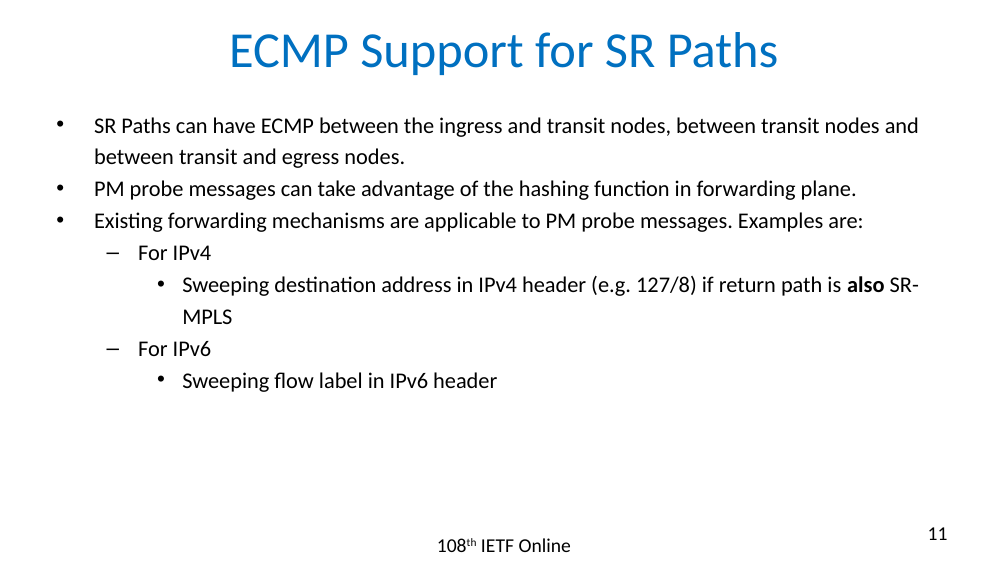
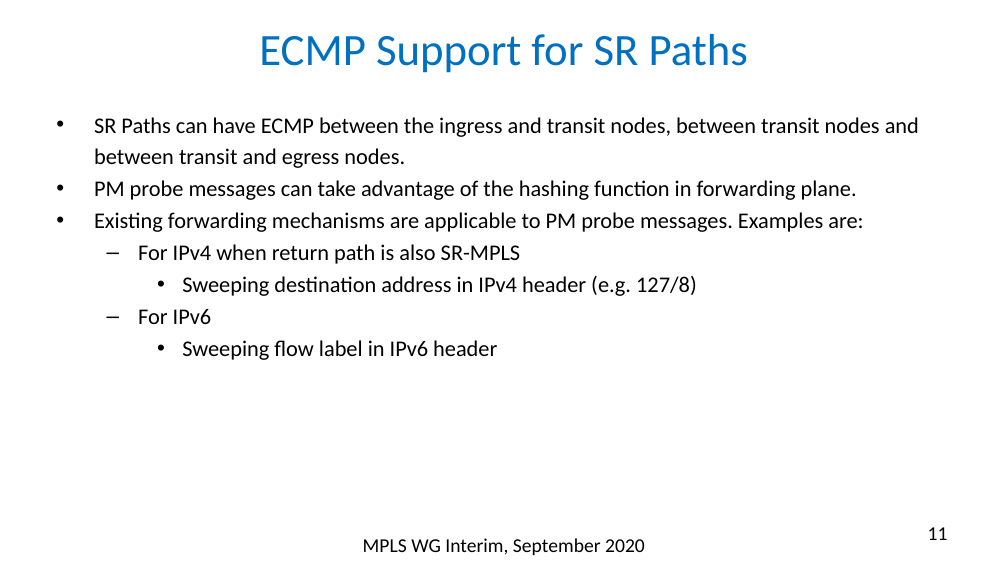
Before and after one commit to rakgandhi/ietf-slides, a slide deck: slide 11 of draft-gandhi-spring-sr-enhanced-plm-02.pptx. Drawn at 1008x567 pixels with LibreOffice and Linux fonts; fonts in the diff are those of the drawing. Boxes give left, top, right and bottom in pixels: in the first picture for what was removed or moved away, otherwise in the second. Text is boxed around its words. In the diff, an @@ line names an element or a change of style, - is before the commit and + after.

```diff
--- a/draft-gandhi-spring-sr-enhanced-plm-02.pptx
+++ b/draft-gandhi-spring-sr-enhanced-plm-02.pptx
@@ title "ECMP Support for SR Paths" at box(259, 34, 748, 73): size 36 to 32 pt @@
@@ text at box(138, 244, 697, 296): text changed @@
-  – For IPv4
-    • Sweeping destination address in IPv4 header (e.g. 127/8) if return path is also SR-MPLS
+  – For IPv4 when return path is also SR-MPLS
+    • Sweeping destination address in IPv4 header (e.g. 127/8)
@@ text at box(363, 538, 645, 555): text changed @@
-108th IETF Online
+MPLS WG Interim, September 2020
```
Also in this commit, not shown: 16 other slides changed, 3 other files.
